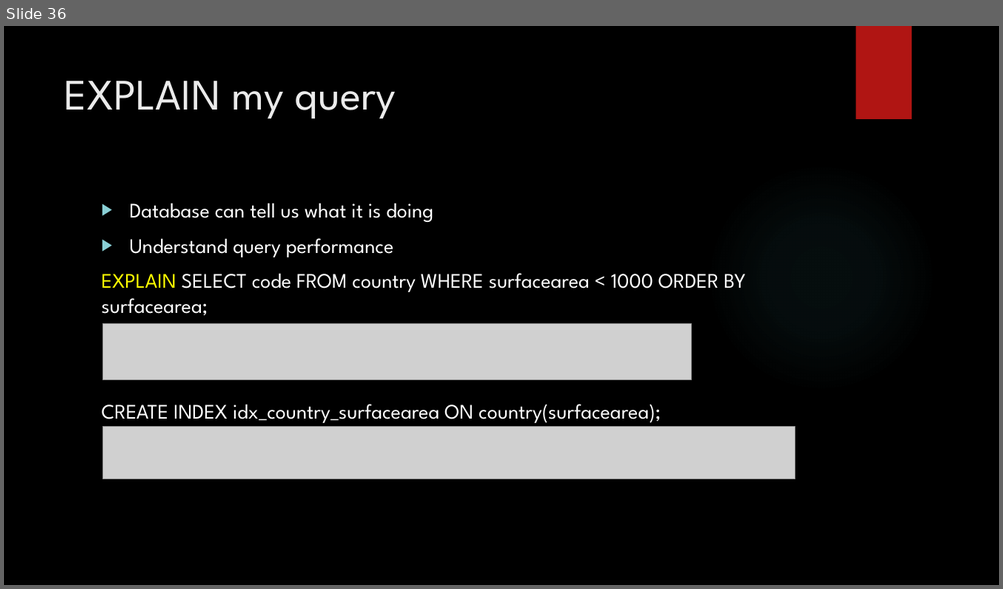
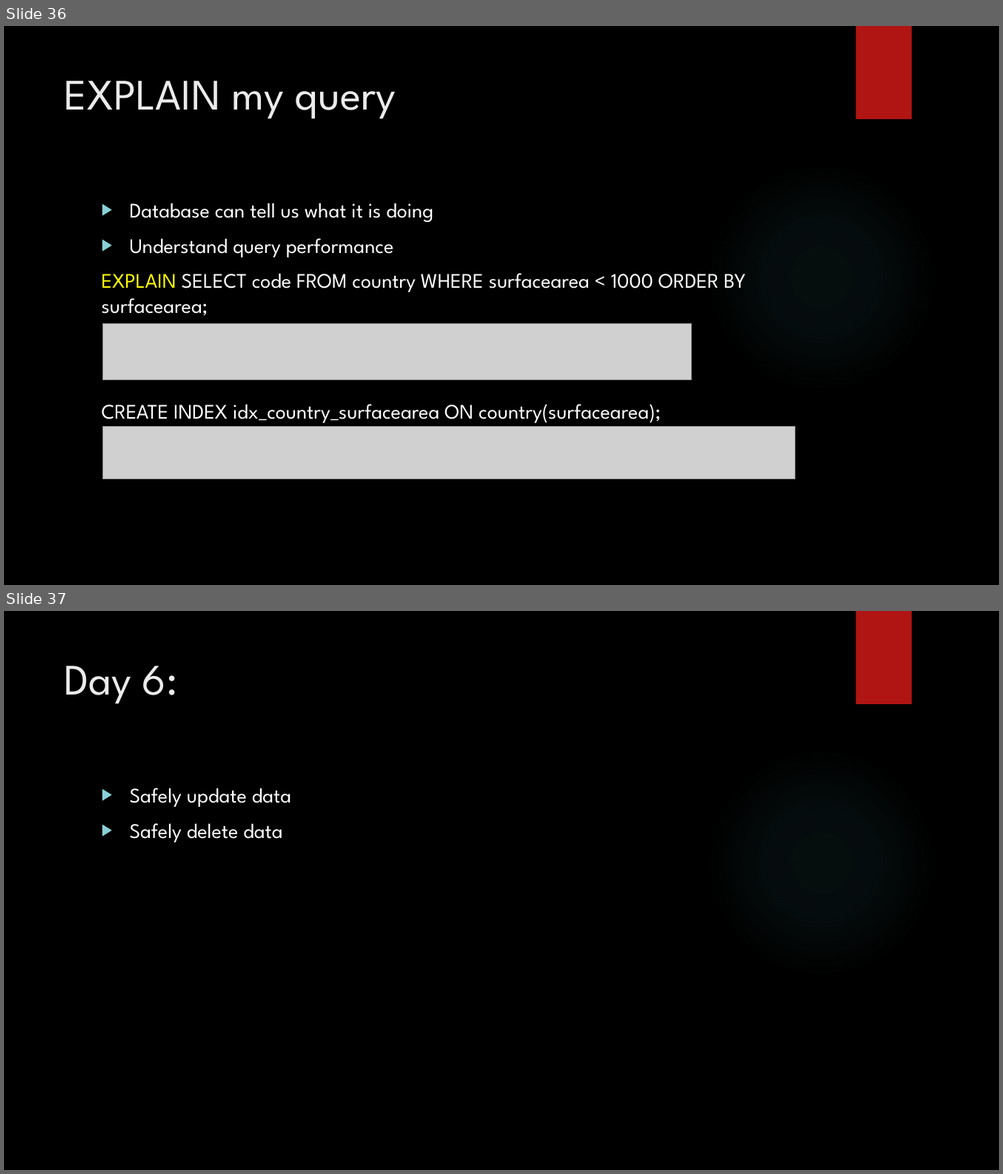
Before and after one commit to zedfoxus/database-bootcamp, a slide deck: Presentation/Database-Bootcamp-Presentation.pptx. Shown one above the other, each under a label of ours: slide 36 before the commit, slides 36 and 37 after it. The pictures are 1003x589 and 1003x1174 pixels, drawn with LibreOffice and Linux fonts; fonts in the diff are those of the drawing; grey boxes stand for pictures; background and template pictures are left out. Boxes give left, top, right and bottom in pixels: in the first picture for what was removed or moved away, otherwise in the second. Text is boxed around its words. In the diff, an @@ line names an element or a change of style, - is before the commit and + after.

Commit message:
Safely execute updates and deletes

```diff
--- a/Presentation/Database-Bootcamp-Presentation.pptx
+++ b/Presentation/Database-Bootcamp-Presentation.pptx
@@ slide 37 added at [4, 611, 999, 1170], background picture (left out); not listed: 2 template elements that a slide beside it also shows @@
@@ title added at [64, 666, 178, 704], 42 pt, text #EBEBEB @@
+Day 6:
@@ text added at [130, 788, 291, 843], 20 pt, text #FFFFFF @@
+▶ Safely update data
+▶ Safely delete data
```
Also in this commit, not shown: 2 other slides added.
